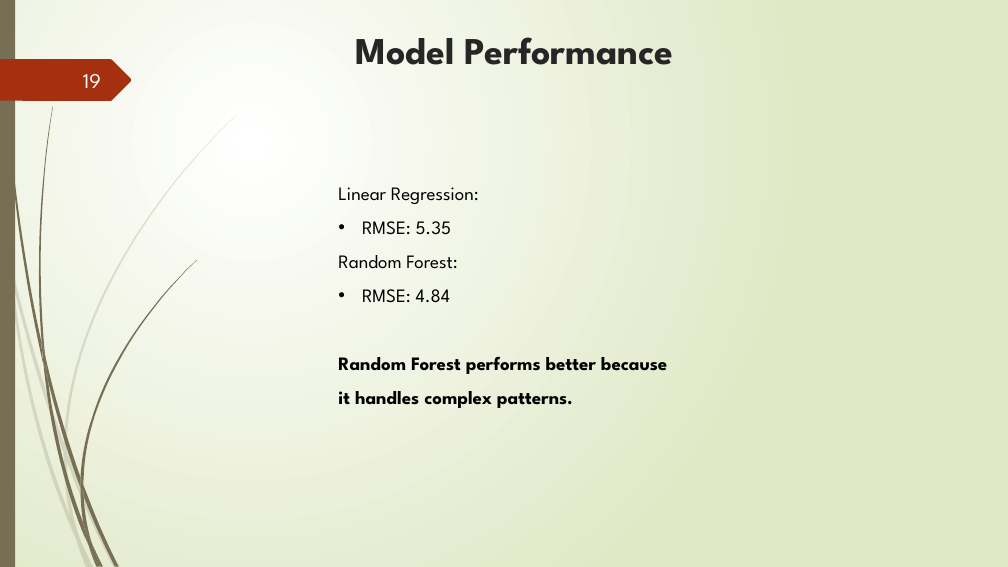
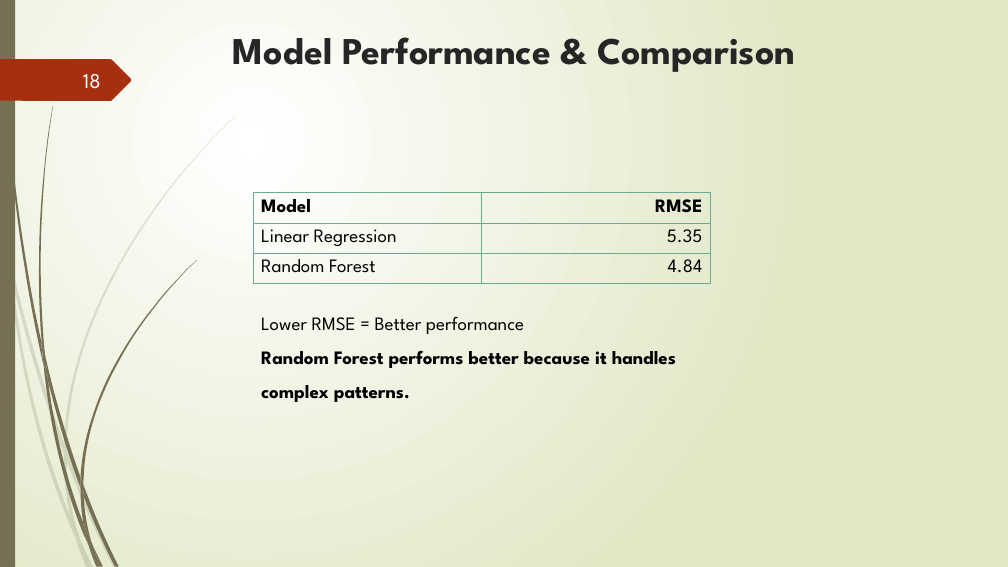
Before and after one commit to ruslan-durrani/herts-ds-project-24079307, a slide deck: slide 18 of Presentation Document ppt.pptx (slide 19 before the commit). Drawn at 1008x567 pixels with LibreOffice and Linux fonts; fonts in the diff are those of the drawing. Boxes give left, top, right and bottom in pixels: in the first picture for what was removed or moved away, otherwise in the second. Text is boxed around its words. In the diff, an @@ line names an element or a change of style, - is before the commit and + after.

```diff
--- a/Presentation Document ppt.pptx
+++ b/Presentation Document ppt.pptx
@@ title at bbox=[233, 37, 795, 72]: text changed @@
-Model Performance
+Model Performance & Comparison
@@ page number at bbox=[83, 74, 101, 89]: text changed @@
-19
+18
@@ table added at bbox=[253, 193, 710, 284], 3 rows, 2 columns @@
+Model | RMSE
+Linear Regression | 5.35
+Random Forest | 4.84
@@ text "Lower RMSE = Better performance": place and size @@
-text "Lower RMSE = Better performance" at bbox=[338, 187, 667, 408]
+text "Lower RMSE = Better performance" at bbox=[261, 317, 676, 402]
@@ text at bbox=[261, 317, 524, 334]: text changed @@
-Linear Regression:
-• RMSE: 5.35
-Random Forest:
-• RMSE: 4.84
+Lower RMSE = Better performance
```
Also in this commit, not shown: 12 other slides changed, 3 slides added, 4 slides removed, 1 other file.
